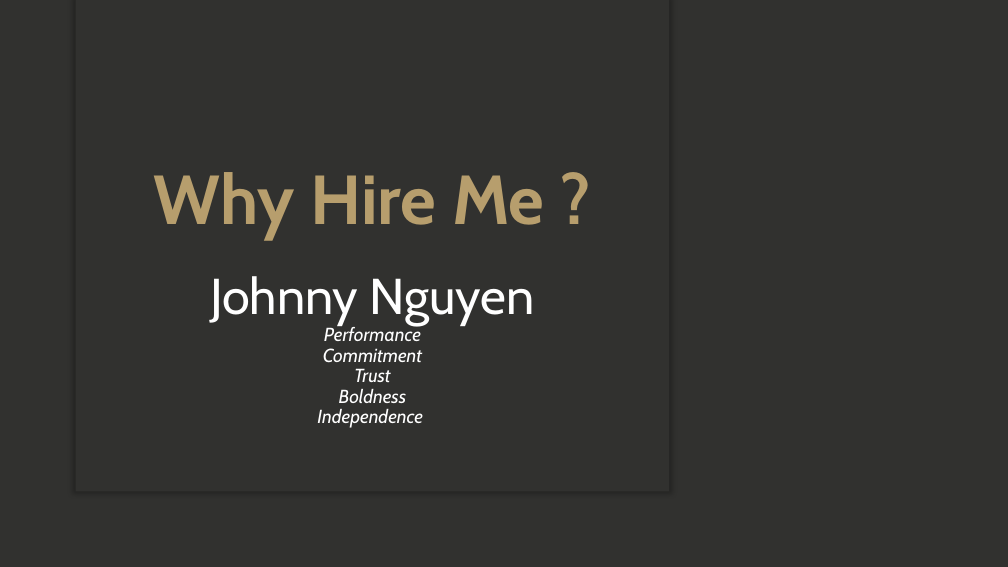
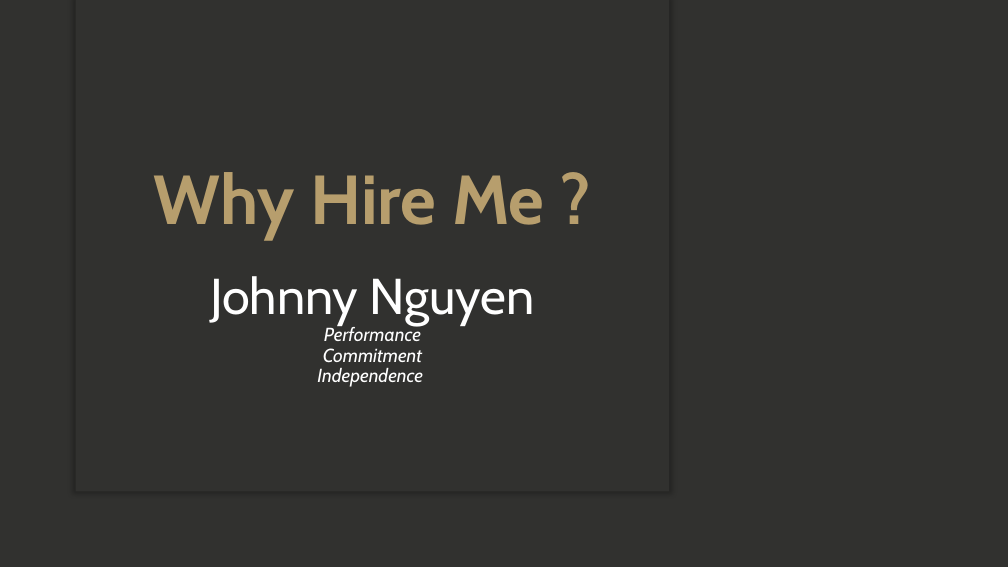
Before and after one commit to johnnynguyen2104/Algorithm_MindMap, a slide deck: slide 1 of Why Hire Me.pptx. Drawn at 1008x567 pixels with LibreOffice and Linux fonts; fonts in the diff are those of the drawing; background and template pictures are left out. Boxes give left, top, right and bottom in pixels: in the first picture for what was removed or moved away, otherwise in the second. Text is boxed around its words. In the diff, an @@ line names an element or a change of style, - is before the commit and + after.

```diff
--- a/Why Hire Me.pptx
+++ b/Why Hire Me.pptx
@@ subtitle at (210, 276, 535, 387): text changed @@
-Johnny Nguyen
-Performance
-Commitment
-Trust
-Boldness
-Independence
+Johnny Nguyen
+Performance
+Commitment
+Independence
```
Also in this commit, not shown: 6 other slides changed, 1 slide removed, 37 other files.
